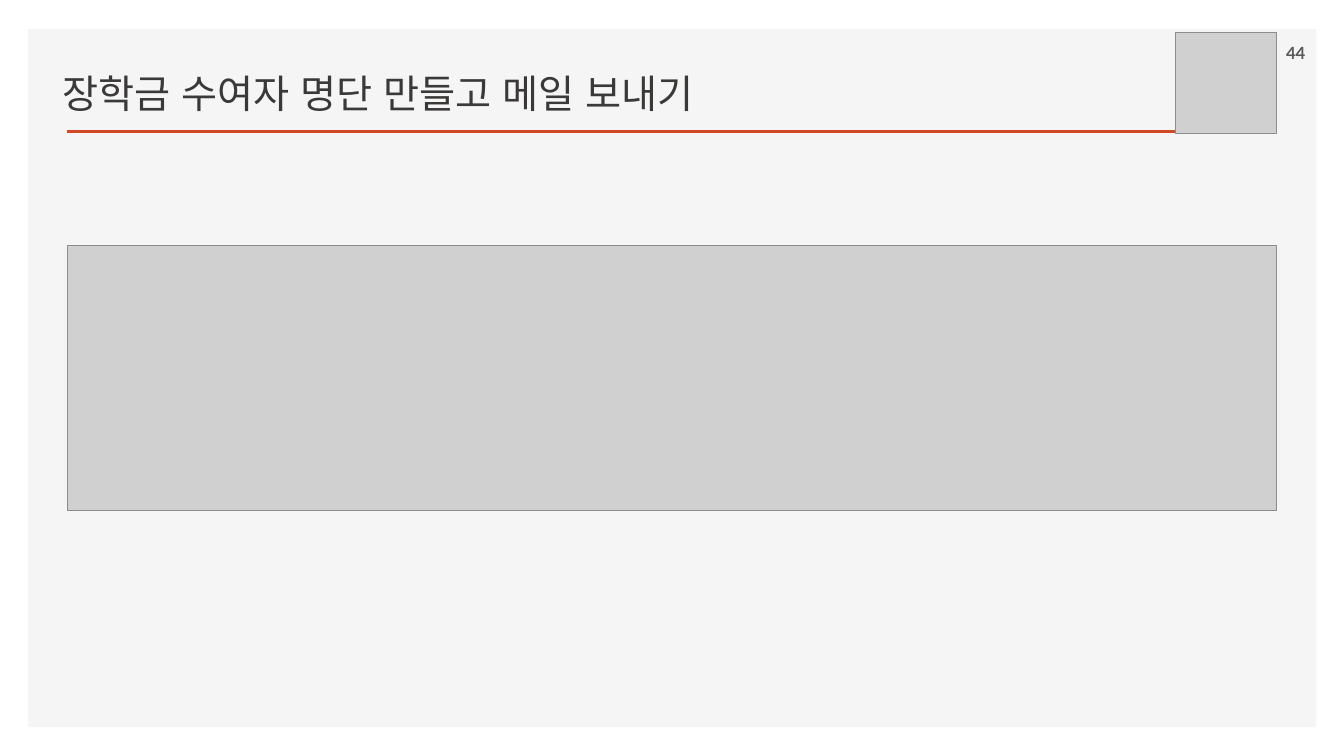
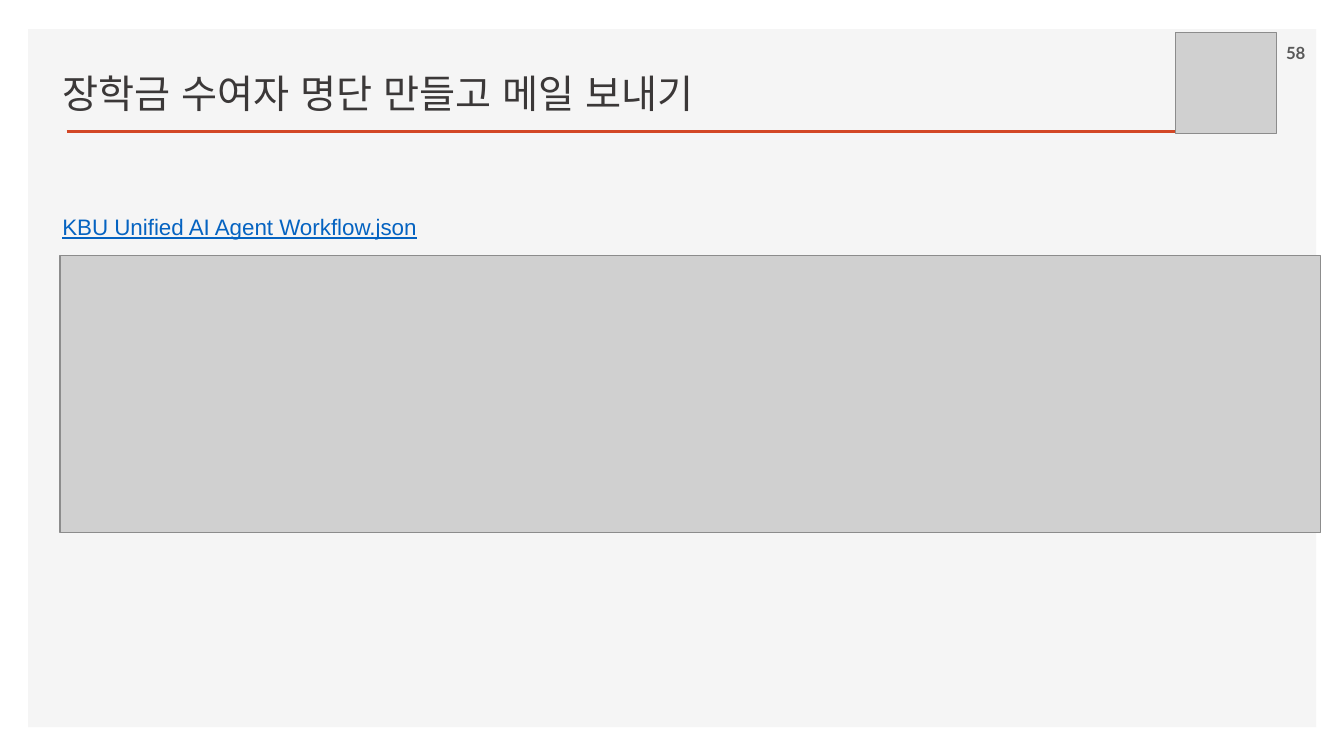
Before and after one commit to ancestor9/2026_Fall_AI-Workflow, a slide deck: slide 58 of PPTs/04_AI Workflow_n8n.pptx (slide 44 before the commit). Drawn at 1344x756 pixels with LibreOffice and Linux fonts; fonts in the diff are those of the drawing; grey boxes stand for pictures; background and template pictures are left out. Boxes give left, top, right and bottom in pixels: in the first picture for what was removed or moved away, otherwise in the second. Text is boxed around its words. In the diff, an @@ line names an element or a change of style, - is before the commit and + after.

```diff
--- a/PPTs/04_AI Workflow_n8n.pptx
+++ b/PPTs/04_AI Workflow_n8n.pptx
@@ page number at bbox=[1286, 47, 1305, 59]: text changed @@
-44
+58
@@ text added at bbox=[62, 218, 416, 240], 16 pt, text #0563C1, underline @@
+KBU Unified AI Agent Workflow.json
@@ picture: place and size @@
-picture at bbox=[68, 245, 1276, 510]
+picture at bbox=[60, 256, 1321, 532]
```
Also in this commit, not shown: 29 other slides changed, 12 slides added, 2 slides removed.
